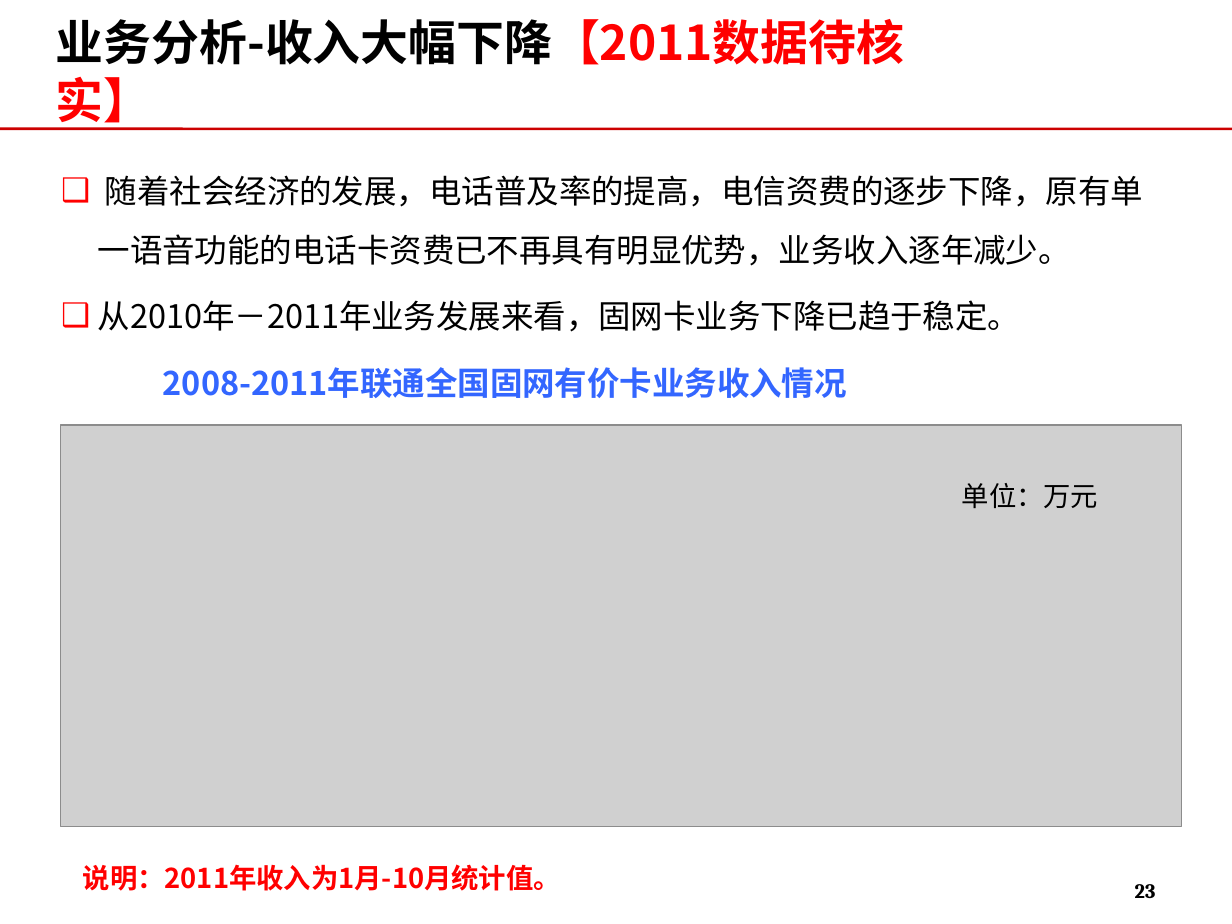
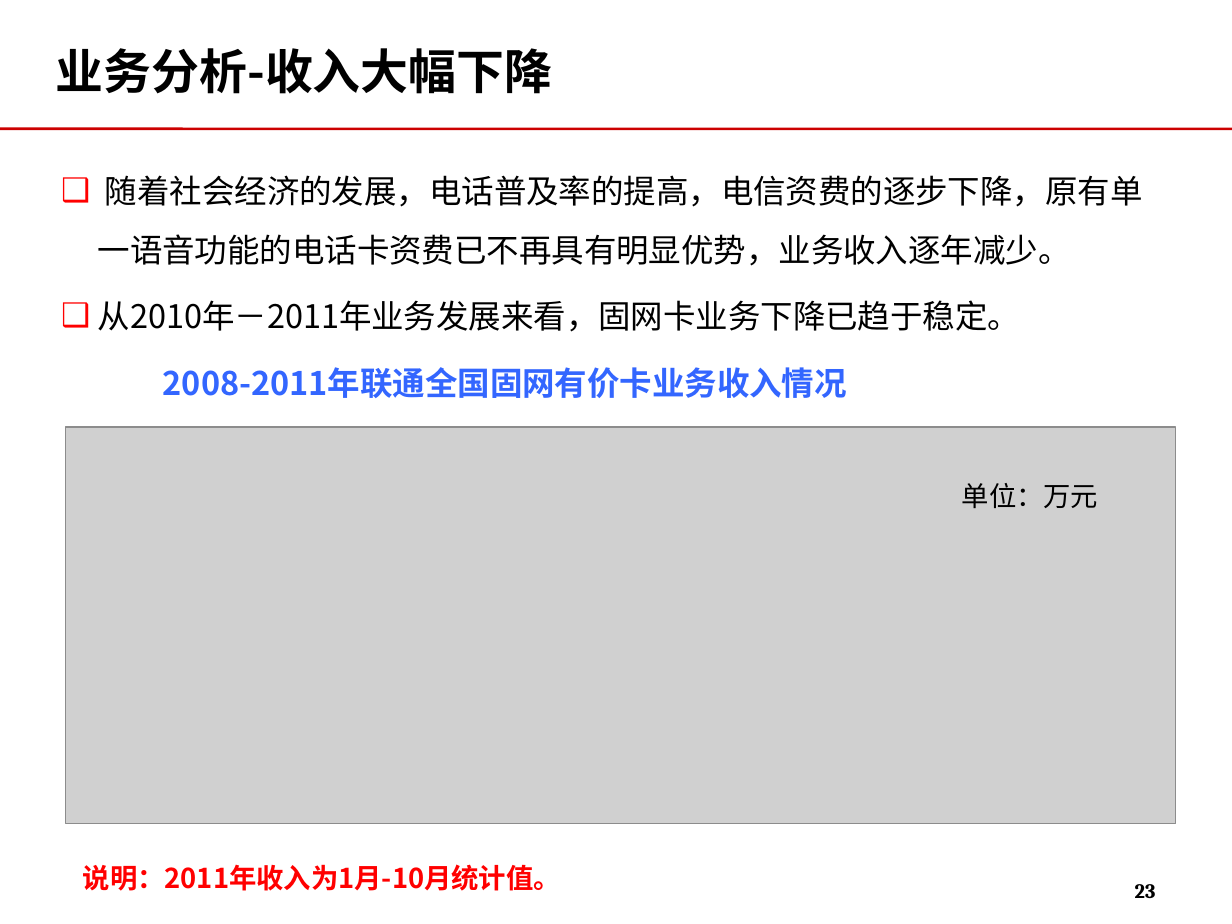
Before and after one commit to momo1101/unicardsrch, a slide deck: slide 23 of 软课题文本/软课题-中国联通电信卡业务及策略研究.ppt. Drawn at 1232x924 pixels with LibreOffice and Linux fonts; fonts in the diff are those of the drawing; grey boxes stand for pictures; background and template pictures are left out. Boxes give left, top, right and bottom in pixels: in the first picture for what was removed or moved away, otherwise in the second. Text is boxed around its words. In the diff, an @@ line names an element or a change of style, - is before the commit and + after.

Commit message:
在柱状图中更新固网卡收入数据

```diff
--- a/软课题文本/软课题-中国联通电信卡业务及策略研究.ppt
+++ b/软课题文本/软课题-中国联通电信卡业务及策略研究.ppt
@@ title at (56, 48, 552, 94): text changed @@
-业务分析-收入大幅下降【2011数据待核实】
+业务分析-收入大幅下降
@@ picture: place and size @@
-picture at (60, 425, 1181, 827)
+picture at (65, 428, 1175, 824)
```
Also in this commit, not shown: 1 slide removed.
